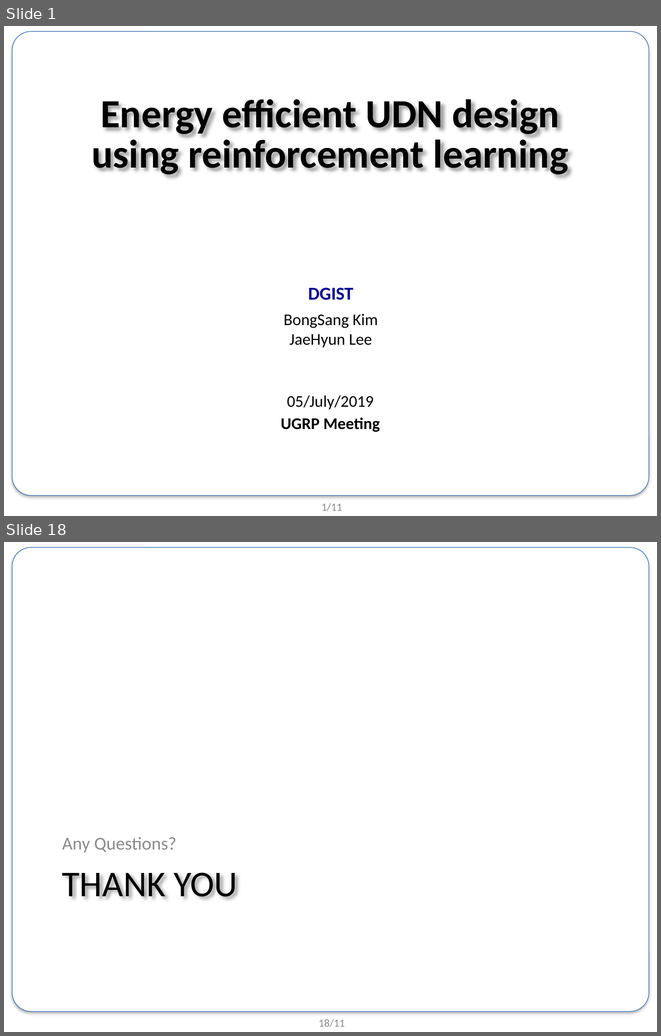
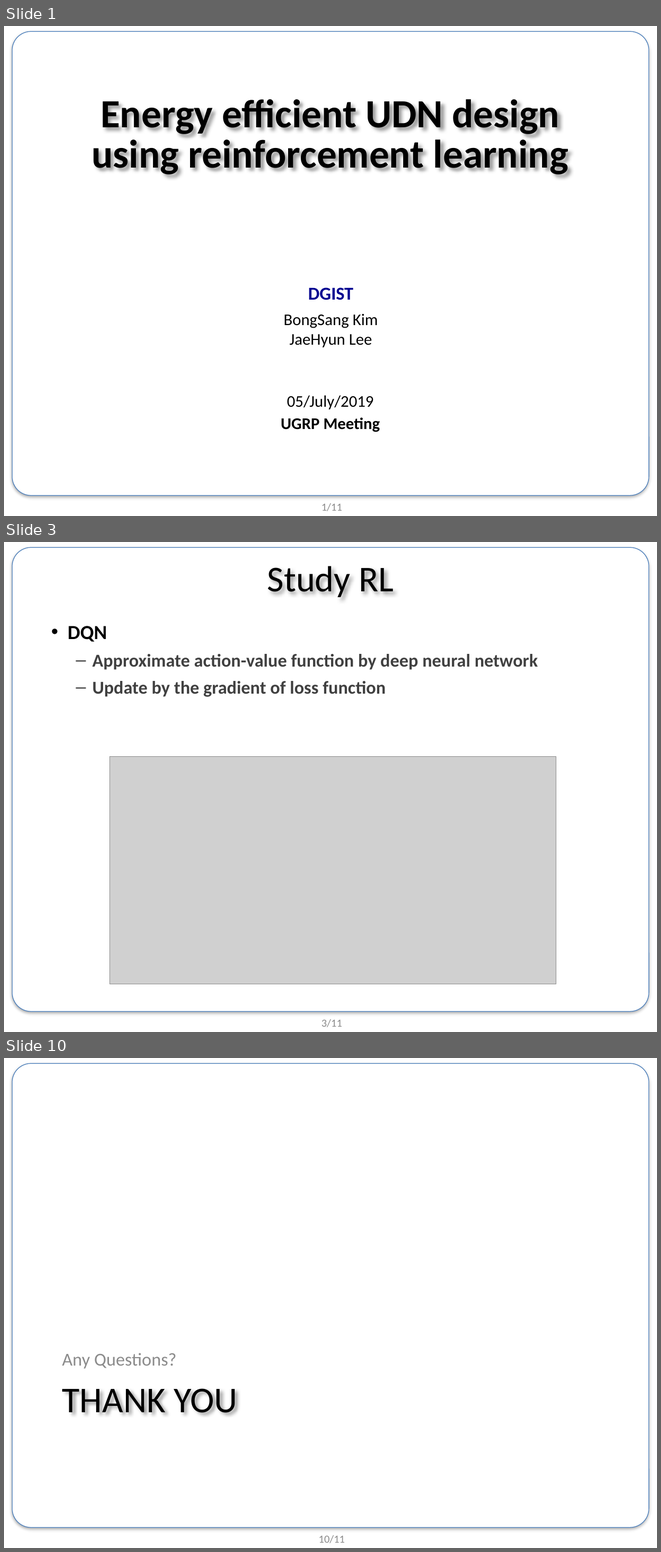
Before and after one commit to BongSangKim/UGRP, a slide deck: 0704 미팅/190704_UGRP_발표자료.pptx. Shown one above the other, each under a label of ours: slides 1 and 18 before the commit, slides 1, 3 and 10 after it; the slides between them are not shown. The pictures are 661x1036 and 661x1552 pixels, drawn with LibreOffice and Linux fonts; fonts in the diff are those of the drawing; grey boxes stand for pictures; background and template pictures are left out. Boxes give left, top, right and bottom in pixels: in the first picture for what was removed or moved away, otherwise in the second. Text is boxed around its words. In the diff, an @@ line names an element or a change of style, - is before the commit and + after.

```diff
--- a/0704 미팅/190704_UGRP_발표자료.pptx
+++ b/0704 미팅/190704_UGRP_발표자료.pptx
@@ slide 3 added at [4, 542, 657, 1032], background #FFFFFF; not listed: 2 template elements that a slide beside it also shows @@
@@ title added at [267, 566, 394, 597], 40 pt, text #000000 @@
+Study RL
@@ text added at [68, 626, 538, 697], 20 pt, text #404040, bold @@
+• DQN
+  – Approximate action-value function by deep neural network
+  – Update by the gradient of loss function
@@ picture added at [110, 757, 556, 984] @@
@@ what was slide 18 is now slide 10 @@
@@ page number at [319, 1535, 345, 1543]: text changed @@
-18/11
+10/11
```
Also in this commit, not shown: 1 slide changed, 6 other slides added, 15 slides removed, 1 other file.
